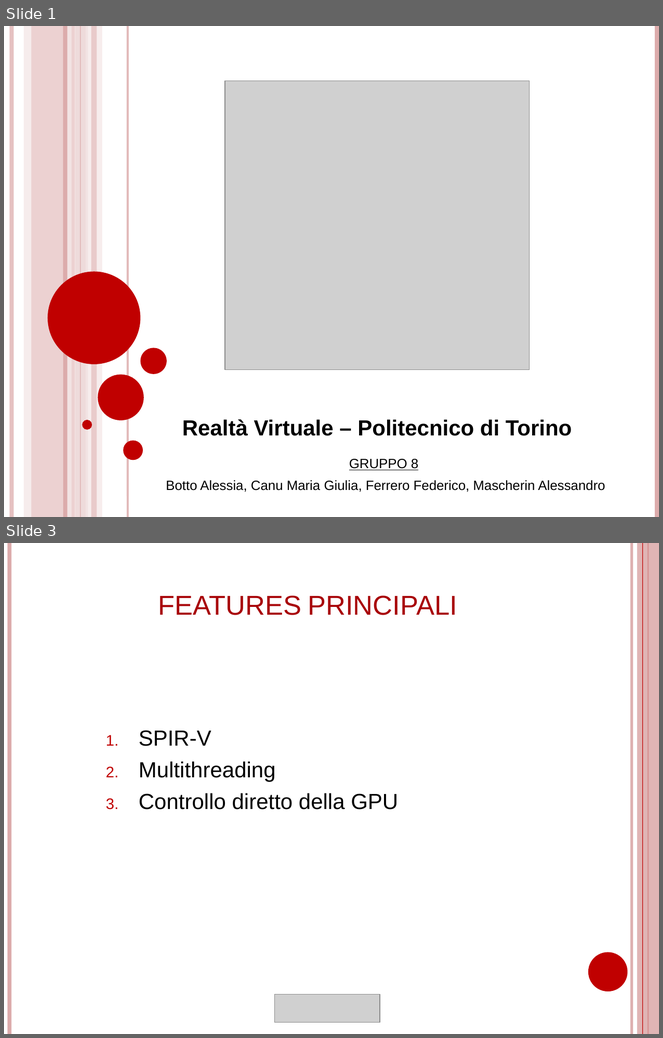
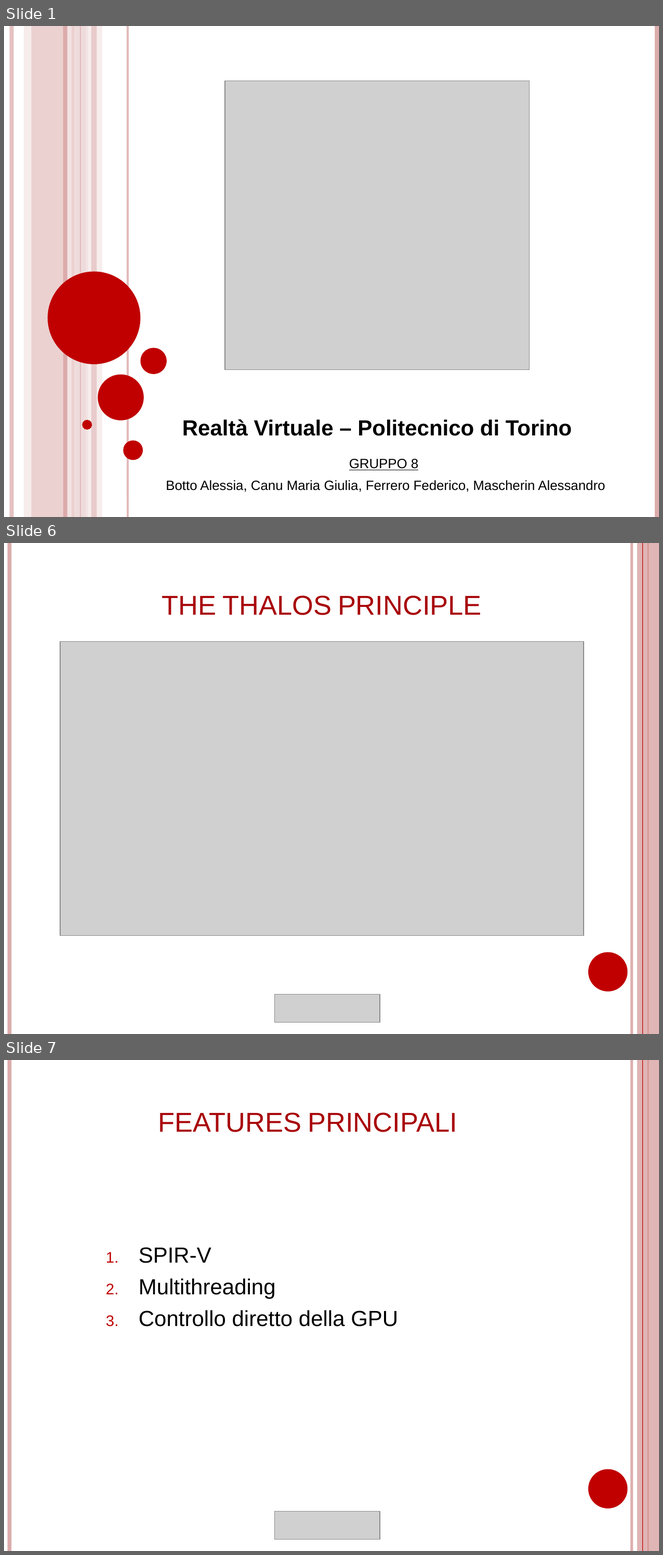
Before and after one commit to FedericoFerrero/TamagotchiAR, a slide deck: Vulkan presentation/Vulkan_group_08.pptx. Shown one above the other, each under a label of ours: slides 1 and 3 before the commit, slides 1, 6 and 7 after it; the slides between them are not shown. The pictures are 663x1038 and 663x1555 pixels, drawn with LibreOffice and Linux fonts; fonts in the diff are those of the drawing; grey boxes stand for pictures. Boxes give left, top, right and bottom in pixels: in the first picture for what was removed or moved away, otherwise in the second. Text is boxed around its words. In the diff, an @@ line names an element or a change of style, - is before the commit and + after.

```diff
--- a/Vulkan presentation/Vulkan_group_08.pptx
+++ b/Vulkan presentation/Vulkan_group_08.pptx
@@ slide 6 added at <box>4,543,659,1034</box>, background #FFFFFF; not listed: 6 template elements that a slide beside it also shows @@
@@ title added at <box>162,596,482,615</box>, 30 pt, text #A80408, small capitals @@
+THE THALOS PRINCIPLE
@@ picture added at <box>60,641,584,936</box> @@
@@ picture added at <box>274,995,379,1023</box> @@
@@ what was slide 3 is now slide 7 @@
```
Also in this commit, not shown: 1 slide changed, 3 other slides added.
